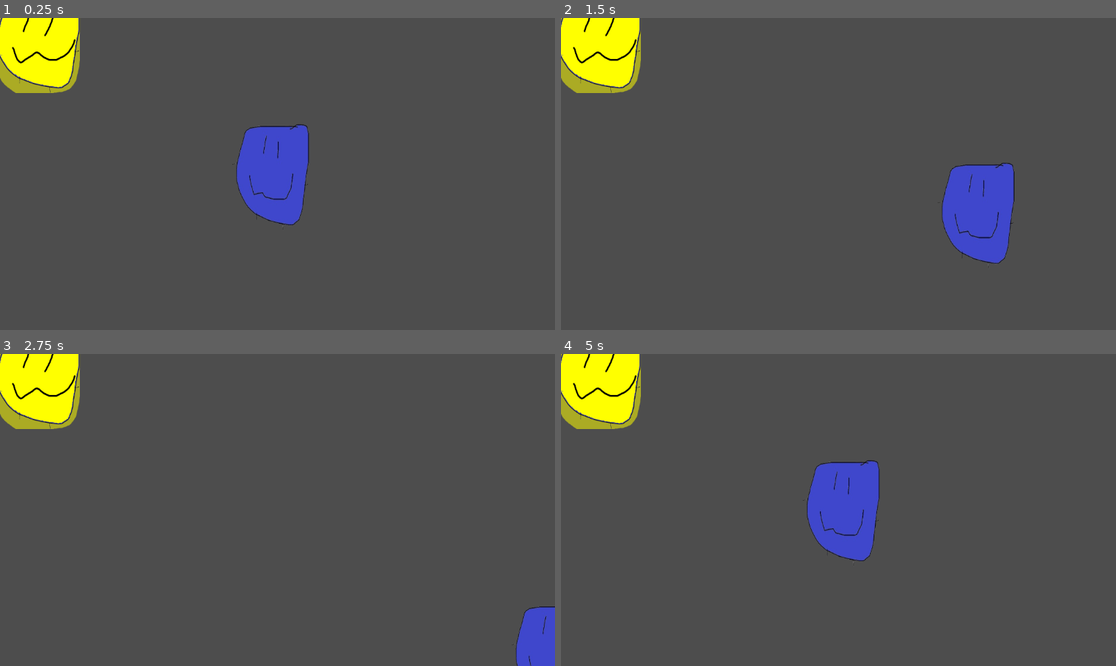
Above: before the commit, frames 1-4 (two rows, left to right).
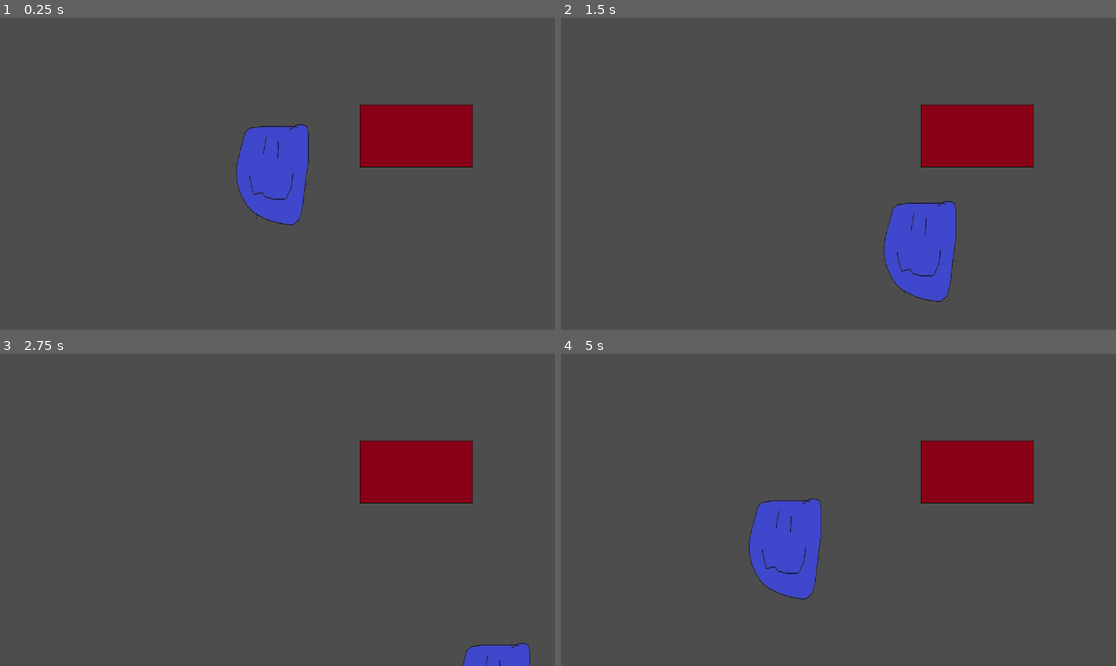
Above: after the commit, the same moments.

Repository: GeckoGamer47/coder_school_card_game
Game: Godot game, scene res://node_2d.tscn
The game is run twice, just before and just after one commit, with the same random seed, the same clock (stepped at 60 frames per second) and the same inputs.
Inputs:
- Up to frame 1 (0.25 s): no input
- Up to frame 2 (1.5 s): tap Enter at 0.5 s; hold Right (right) 0.53-1.28 s; hold Down (down) from 1.28 s (still down)
- Up to frame 3 (2.75 s): release Down (down) at 2.03 s; hold Right (right) from 2.03 s (still down)
- Up to frame 4 (5 s): release Right (right) at 2.78 s; hold Up (up) 2.78-3.53 s; hold Left (left) from 3.53 s (still down)

The runs differ from the first frame. In frame 1, 7.4% of the frame differs, in the area x 0-86%, y 0-48%; in frame 2, 14%; in frame 3, 9.1%; in frame 4, 14%, in the area x 0-86%, y 0-79%.

Commit message:
updated player movement

Diff:
--- a/Files/Scripts/Card/Misc.gd
+++ b/Files/Scripts/Card/Misc.gd
@@ -1,2 +1,5 @@
 extends Node
 #stuff that is neither a defend nor an attack
+
+
+#changed stuff
--- a/node_2d.tscn
+++ b/node_2d.tscn
@@ -2,11 +2,13 @@
 
 [ext_resource type="Texture2D" uid="uid://xmof8hhnuuht" path="res://Files/cool_connor.png" id="1_wtcfe"]
 [ext_resource type="Script" uid="uid://dka0lwask0eyr" path="res://player_movement.gd" id="2_0e48y"]
-[ext_resource type="Texture2D" uid="uid://m3q46euard4n" path="res://cool_star.png" id="3_epypp"]
+[ext_resource type="Texture2D" uid="uid://6rydbf6htob0" path="res://Files/Scripts/Untitled.png" id="3_epypp"]
 
 [sub_resource type="CircleShape2D" id="CircleShape2D_epypp"]
+radius = 372992.0
 
 [sub_resource type="RectangleShape2D" id="RectangleShape2D_epypp"]
+size = Vector2(2.65143e+06, 16.6095)
 
 [node name="Node2D" type="Node2D"]
 scale = Vector2(1e-05, 1e-05)
@@ -24,6 +26,8 @@
 script = ExtResource("2_0e48y")
 
 [node name="CollisionShape2D" type="CollisionShape2D" parent="Cool Connor/CharacterBody2D"]
+position = Vector2(-200000, -20000.2)
+scale = Vector2(-4.558, 5)
 shape = SubResource("CircleShape2D_epypp")
 
 [node name="Sprite2D" type="Sprite2D" parent="Cool Connor/CharacterBody2D"]
@@ -32,11 +36,14 @@
 texture = ExtResource("1_wtcfe")
 
 [node name="StaticBody2D" type="StaticBody2D" parent="."]
-position = Vector2(-5.02e+07, -2.69e+07)
+position = Vector2(2.88e+07, -7.9e+06)
+scale = Vector2(5, 5)
+
+[node name="Untitled" type="Sprite2D" parent="StaticBody2D"]
+scale = Vector2(4072, 4000)
+texture = ExtResource("3_epypp")
 
 [node name="CollisionShape2D" type="CollisionShape2D" parent="StaticBody2D"]
+position = Vector2(1, 1)
+scale = Vector2(1.75, 154129)
 shape = SubResource("RectangleShape2D_epypp")
-
-[node name="CoolStar" type="Sprite2D" parent="StaticBody2D"]
-scale = Vector2(71318.4, 81452.1)
-texture = ExtResource("3_epypp")
Binary file added: Files/Scripts/Untitled.png
Not shown, added: Files/Scripts/Untitled.png.import
